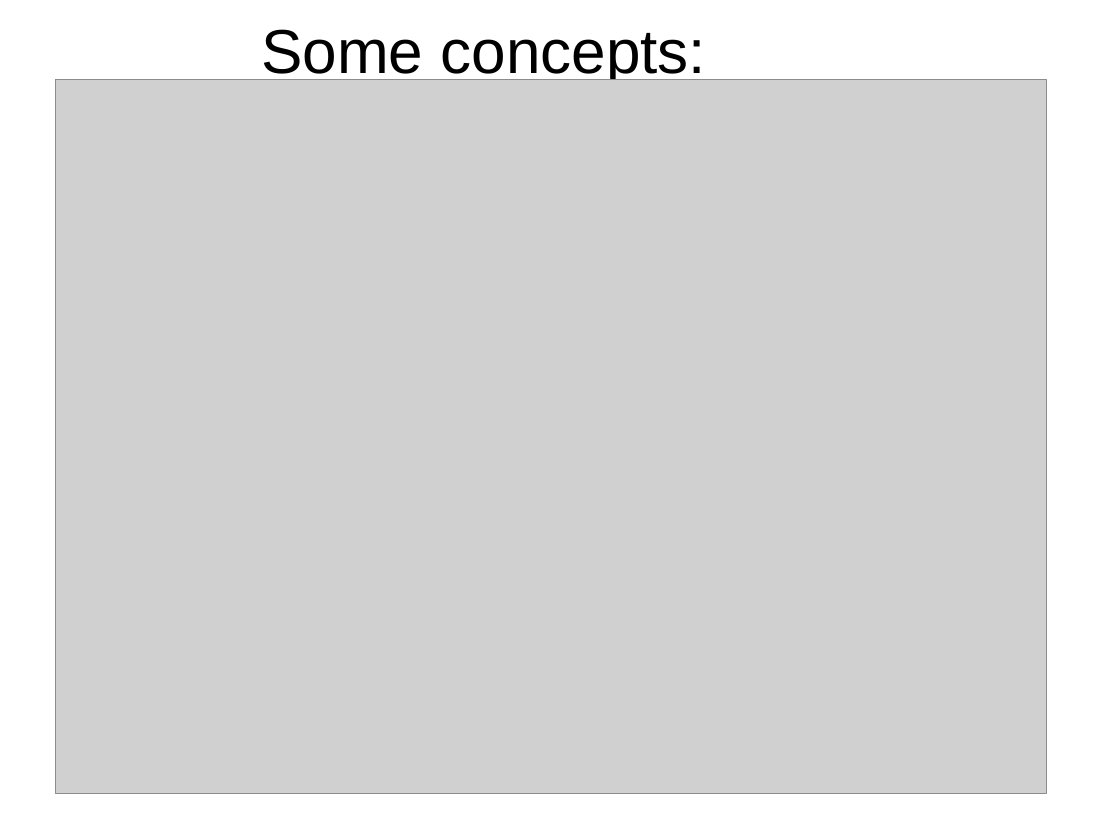
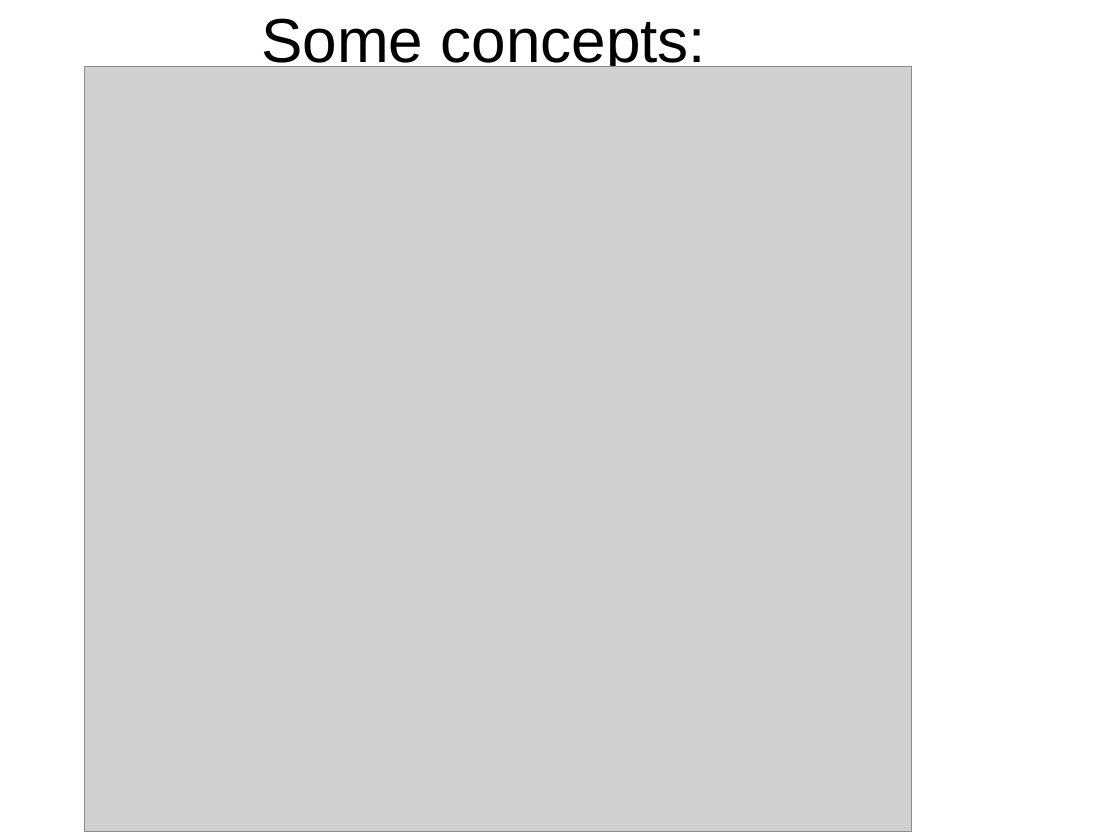
Before and after one commit to MalloZup/presentations, a slide deck: slide 4 of 2018/hackweek/elixir.odp. Drawn at 1120x840 pixels with LibreOffice and Linux fonts; fonts in the diff are those of the drawing; grey boxes stand for pictures. Boxes give left, top, right and bottom in pixels: in the first picture for what was removed or moved away, otherwise in the second. Text is boxed around its words. In the diff, an @@ line names an element or a change of style, - is before the commit and + after.

```diff
--- a/2018/hackweek/elixir.odp
+++ b/2018/hackweek/elixir.odp
@@ title "Some concepts:": place and size @@
-title "Some concepts:" at (261,29,706,84)
+title "Some concepts:" at (261,18,706,73)
@@ picture: place and size @@
-picture at (56,80,1047,795)
+picture at (84,66,913,832)
```
Also in this commit, not shown: 4 other slides changed, 1 slide removed, 1 other file.
